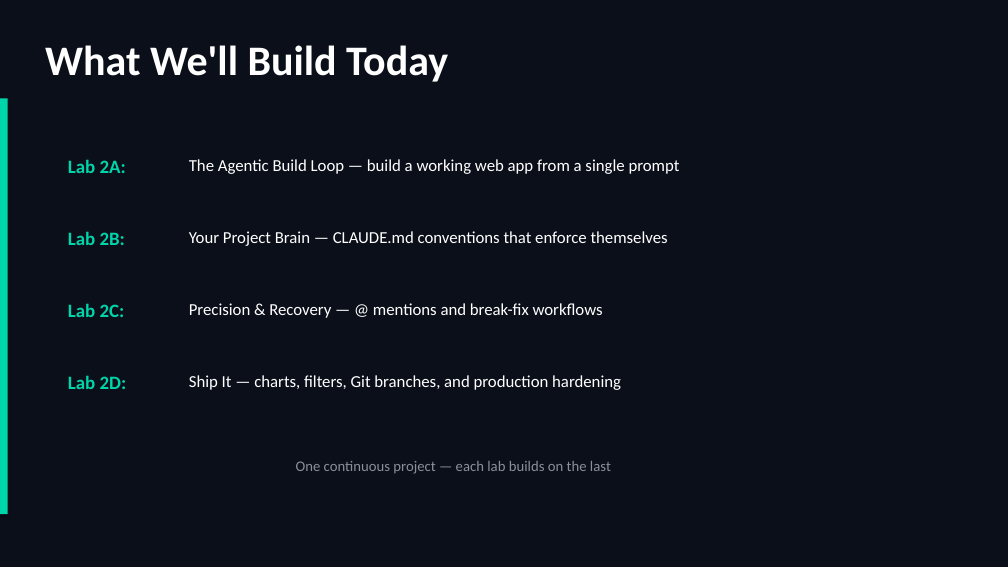
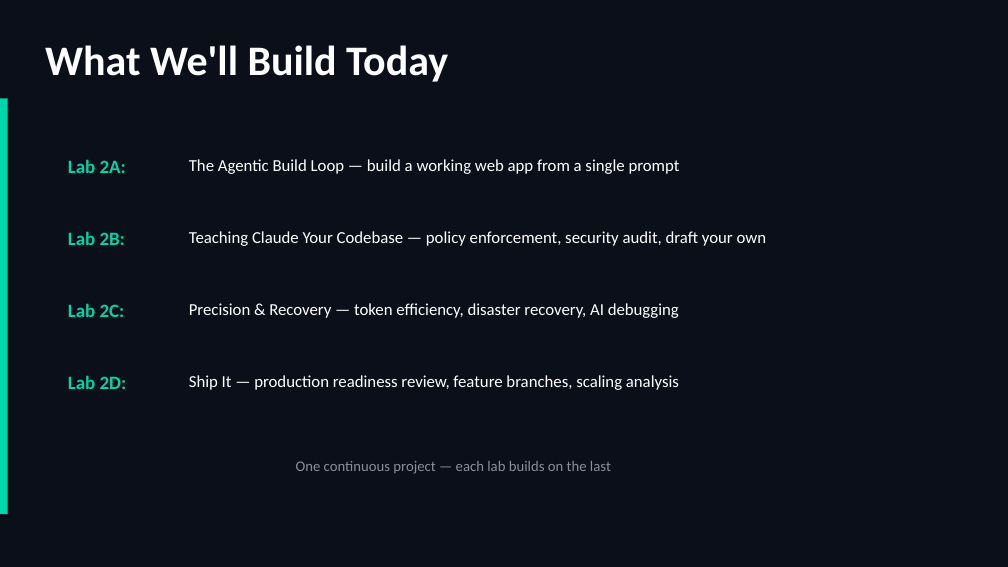
Before and after one commit to scottrhay/AIA-ClaudeCopilot, a slide deck: slide 4 of slides/Day2_Claude_Code_Fundamentals.pptx. Drawn at 1008x567 pixels with LibreOffice and Linux fonts; fonts in the diff are those of the drawing. Boxes give left, top, right and bottom in pixels: in the first picture for what was removed or moved away, otherwise in the second. Text is boxed around its words. In the diff, an @@ line names an element or a change of style, - is before the commit and + after.

```diff
--- a/slides/Day2_Claude_Code_Fundamentals.pptx
+++ b/slides/Day2_Claude_Code_Fundamentals.pptx
@@ text at (x1=189, y1=231, x2=767, y2=246): text changed @@
-Your Project Brain — CLAUDE.md conventions that enforce themselves
+Teaching Claude Your Codebase — policy enforcement, security audit, draft your own
@@ text at (x1=189, y1=303, x2=679, y2=318): text changed @@
-Precision & Recovery — @ mentions and break-fix workflows
+Precision & Recovery — token efficiency, disaster recovery, AI debugging
@@ text at (x1=189, y1=375, x2=679, y2=390): text changed @@
-Ship It — charts, filters, Git branches, and production hardening
+Ship It — production readiness review, feature branches, scaling analysis
```
Also in this commit, not shown: 3 other slides changed.
